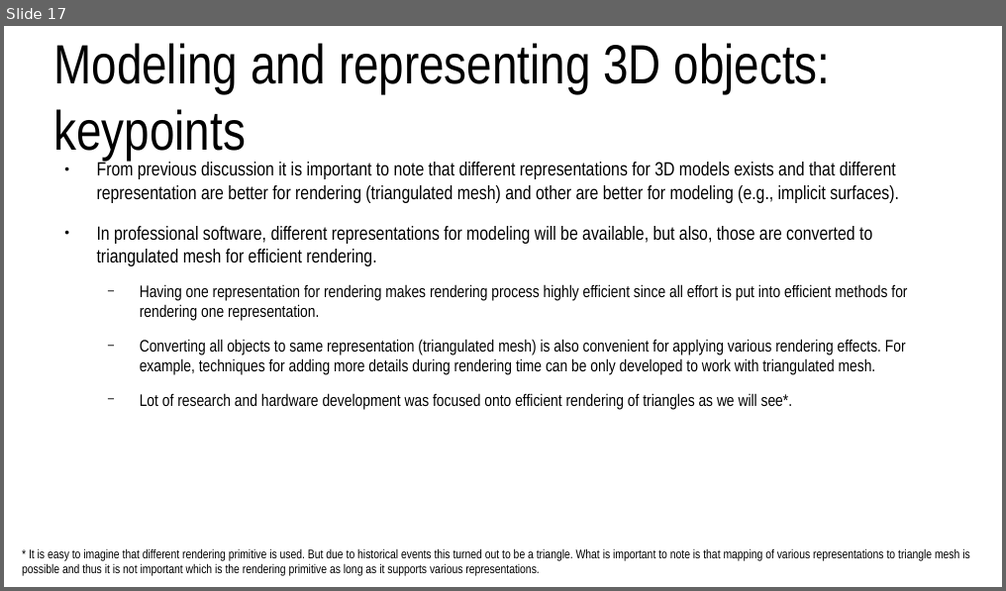
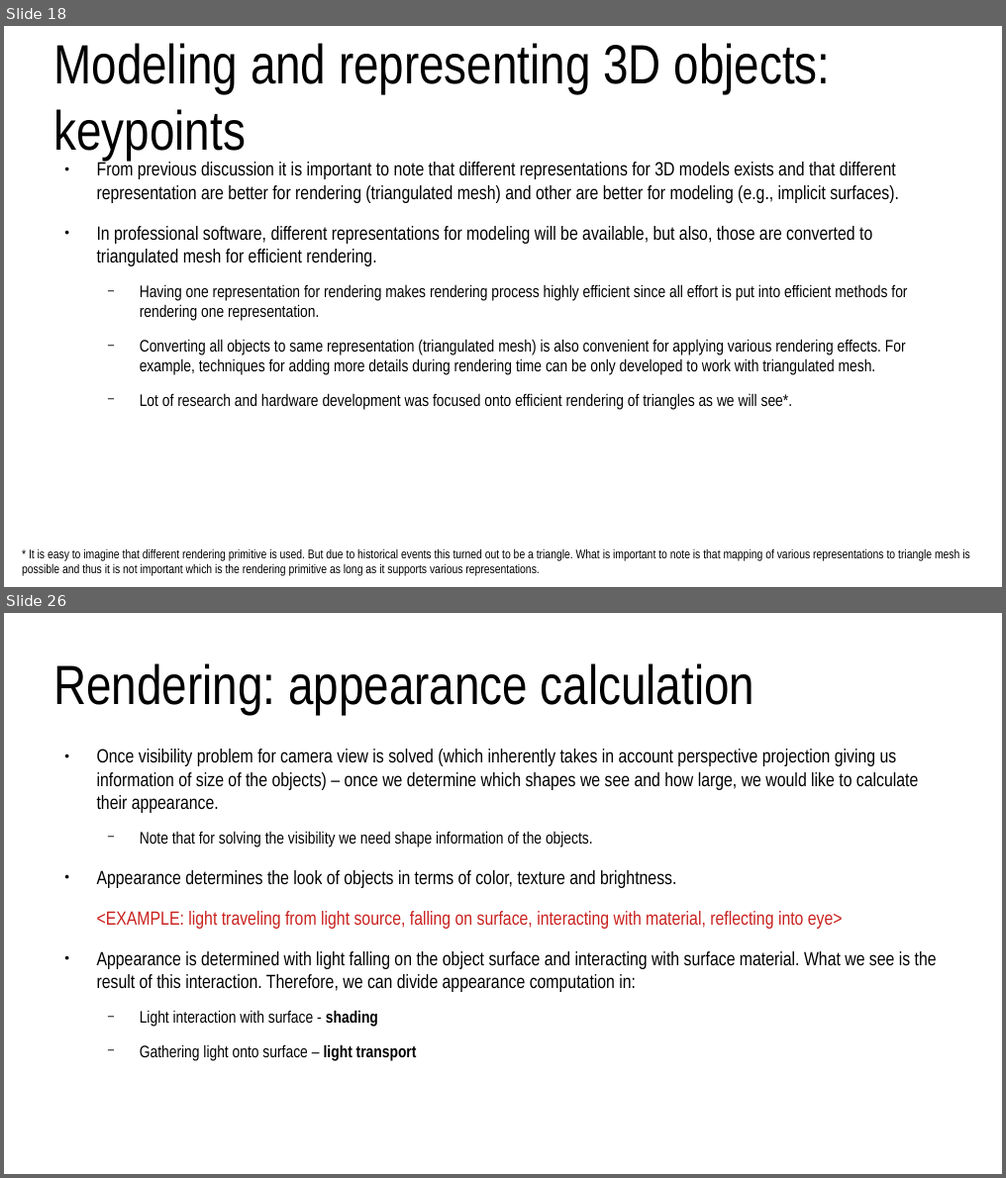
Before and after one commit to lorentzo/IntroductionToComputerGraphics, a slide deck: lectures/2_overview_computer_image_generation/computer_image_generation_overview.odp. Shown one above the other, each under a label of ours: slide 17 before the commit, slides 18 and 26 after it; the slides between them are not shown. The pictures are 1006x591 and 1006x1178 pixels, drawn with LibreOffice and Linux fonts; fonts in the diff are those of the drawing. Boxes give left, top, right and bottom in pixels: in the first picture for what was removed or moved away, otherwise in the second. Text is boxed around its words. In the diff, an @@ line names an element or a change of style, - is before the commit and + after.

```diff
--- a/lectures/2_overview_computer_image_generation/computer_image_generation_overview.odp
+++ b/lectures/2_overview_computer_image_generation/computer_image_generation_overview.odp
@@ slide 26 added at [4,613,1002,1174], background #FFFFFF @@
@@ title added at [54,663,754,714], 44 pt, text #000000 @@
+Rendering: appearance calculation
@@ text added at [97,749,937,1061], 15.2 pt, text #000000 @@
+● Once visibility problem for camera view is solved (which inherently takes in account perspective projection giving us information of size of the objects) – once we determine which shapes we see and how large, we would like to calculate their appearance.
+  − Note that for solving the visibility we need shape information of the objects.
+● Appearance determines the look of objects in terms of color, texture and brightness.
+<EXAMPLE: light traveling from light source, falling on surface, interacting with material, reflecting into eye>
+● Appearance is determined with light falling on the object surface and interacting with surface material. What we see is the result of this interaction. Therefore, we can divide appearance computation in:
+  − Light interaction with surface - shading
+  − Gathering light onto surface – light transport
@@ what was slide 17 is now slide 18 @@
```
Also in this commit, not shown: 8 slides changed, 7 other slides added, 2 other files.
